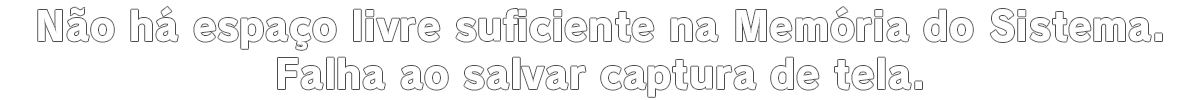
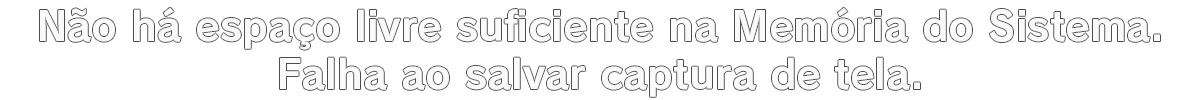
Two versions of the same layered image (1200 × 100). Layer-by-layer changes:
added group "PT V2 Center" with 1 layers above "PT V2" over (x1=40, y1=7, x2=1160, y2=97)
added layer "Não há espaço livre suficiente na Memória do Sistema. Falha ao" (1st of 2, in "PT V2 Center") in group "PT V2 Center" over (x1=40, y1=7, x2=1160, y2=97)
renamed "Agrupar 1 copiar 2" to "PT Center", hid the group it (2 layers) over (x1=38, y1=7, x2=1162, y2=97)
